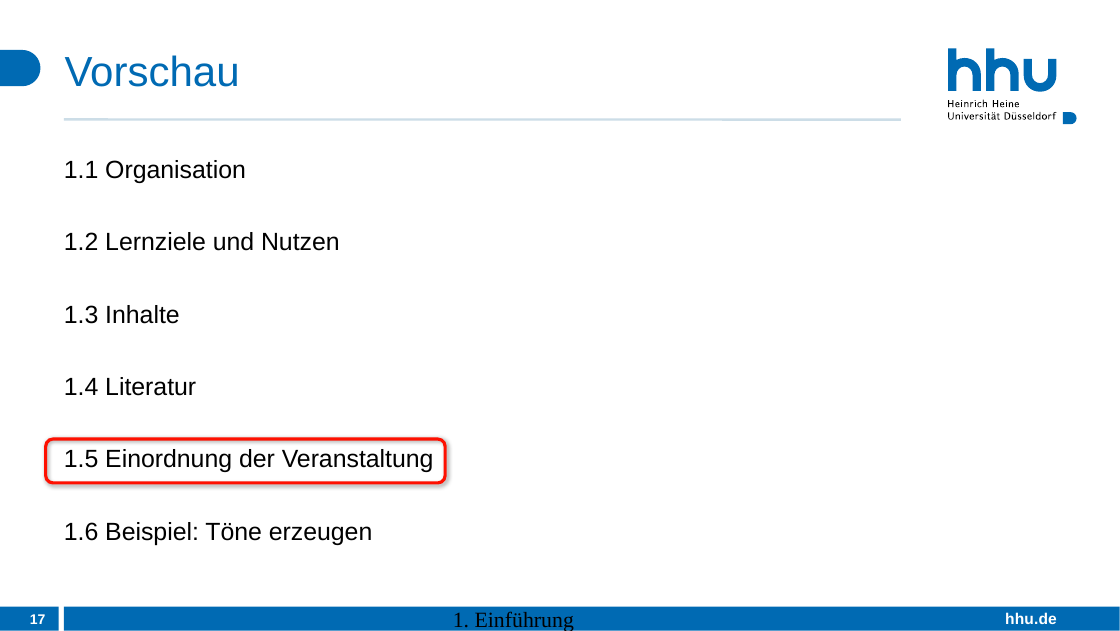
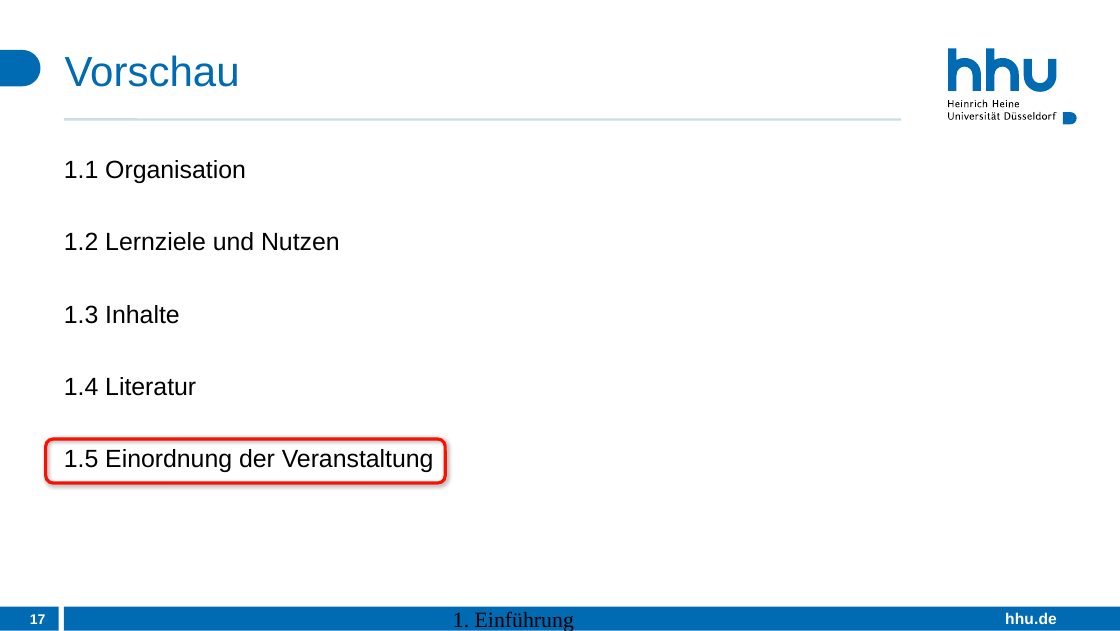
Before and after one commit to Expletiv/HeineOS, a slide deck: slide 17 of slides/lecture1_introduction_(german).pptx. Drawn at 1120x631 pixels with LibreOffice and Linux fonts; fonts in the diff are those of the drawing. Boxes give left, top, right and bottom in pixels: in the first picture for what was removed or moved away, otherwise in the second. Text is boxed around its words. In the diff, an @@ line names an element or a change of style, - is before the commit and + after.

```diff
--- a/slides/lecture1_introduction_(german).pptx
+++ b/slides/lecture1_introduction_(german).pptx
@@ outline redrawn in 5 elements at <box>949,100,954,106</box>, <box>955,102,960,108</box>, <box>1009,102,1014,106</box>, <box>1015,102,1019,108</box>, <box>949,112,1057,120</box> @@
@@ text at <box>64,522,373,545</box>: paragraph removed @@
-1.6 Beispiel: Töne erzeugen
```
Also in this commit, not shown: 17 other slides changed, 3 other files.
